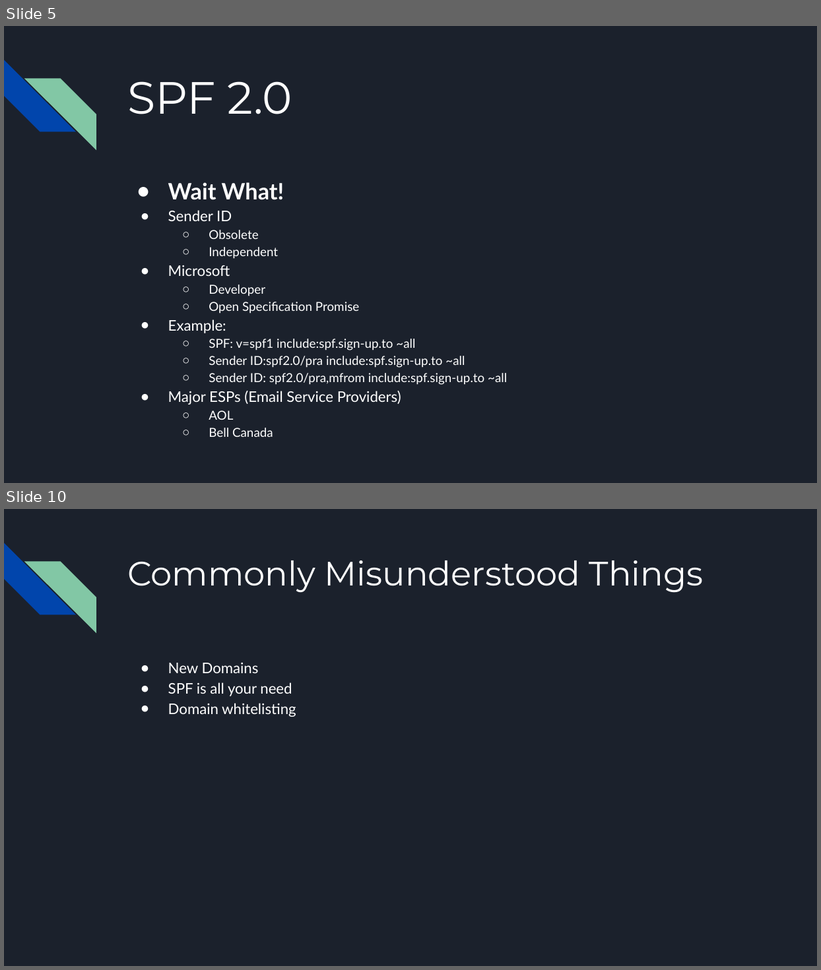
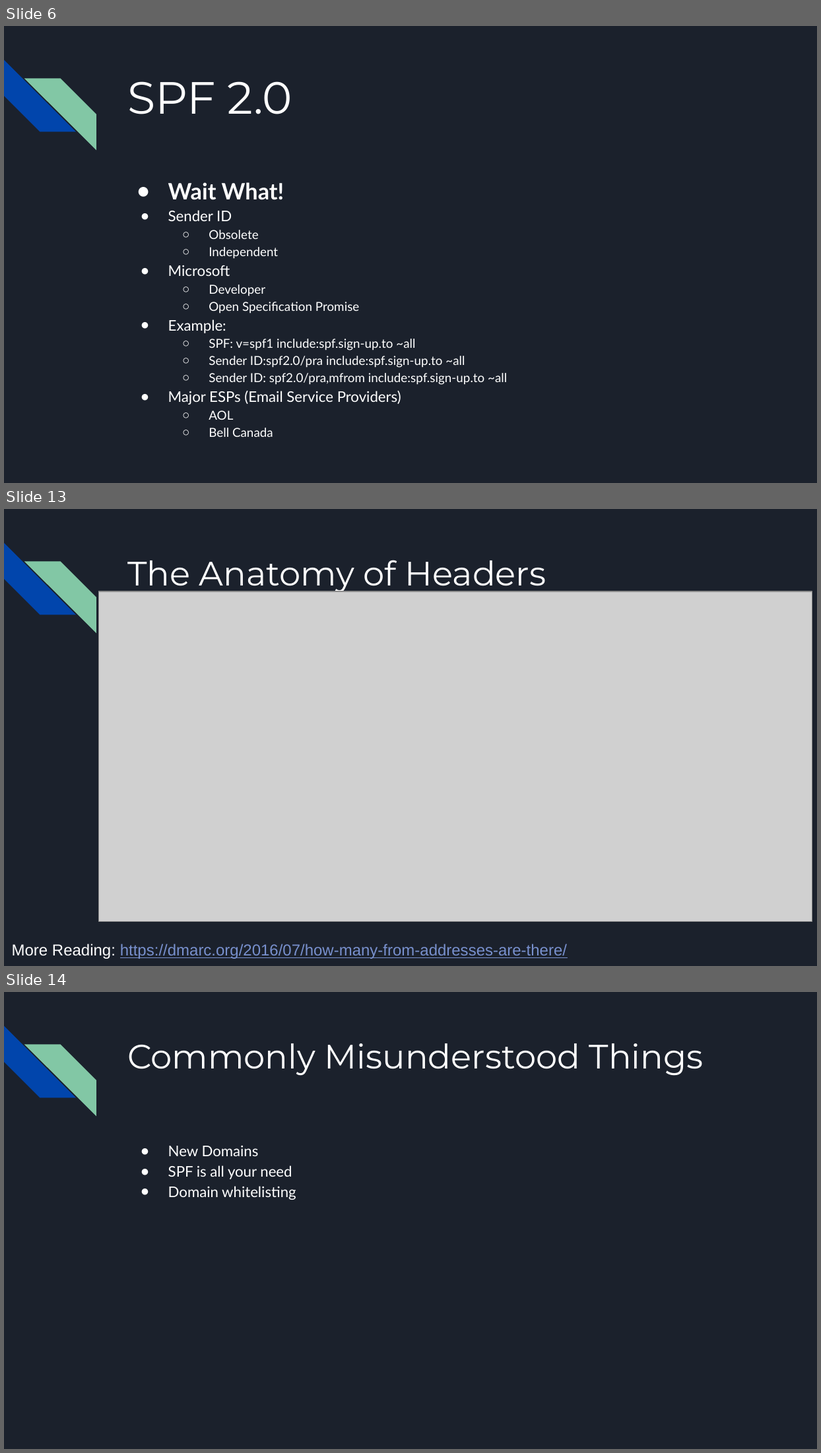
Before and after one commit to wesleykirkland/PowerShell-Email-Security, a slide deck: Presentation/Email Security.pptx. Shown one above the other, each under a label of ours: slides 5 and 10 before the commit, slides 6, 13 and 14 after it; the slides between them are not shown. The pictures are 821x970 and 821x1453 pixels, drawn with LibreOffice and Linux fonts; fonts in the diff are those of the drawing; grey boxes stand for pictures. Boxes give left, top, right and bottom in pixels: in the first picture for what was removed or moved away, otherwise in the second. Text is boxed around its words. In the diff, an @@ line names an element or a change of style, - is before the commit and + after.

```diff
--- a/Presentation/Email Security.pptx
+++ b/Presentation/Email Security.pptx
@@ slide 13 added at (4, 509, 817, 966), background #1B212C; not listed: 2 template elements that a slide beside it also shows @@
@@ title added at (127, 560, 547, 594), 30 pt, text #FFFFFF @@
+The Anatomy of Headers
@@ picture added at (99, 591, 812, 921) @@
@@ text added at (12, 944, 567, 959), 14 pt, text #7890CD, underline @@
+More Reading: https://dmarc.org/2016/07/how-many-from-addresses-are-there/
@@ what was slide 5 is now slide 6 @@
@@ what was slide 10 is now slide 14 @@
```
Also in this commit, not shown: 11 slides changed, 3 other slides added.
